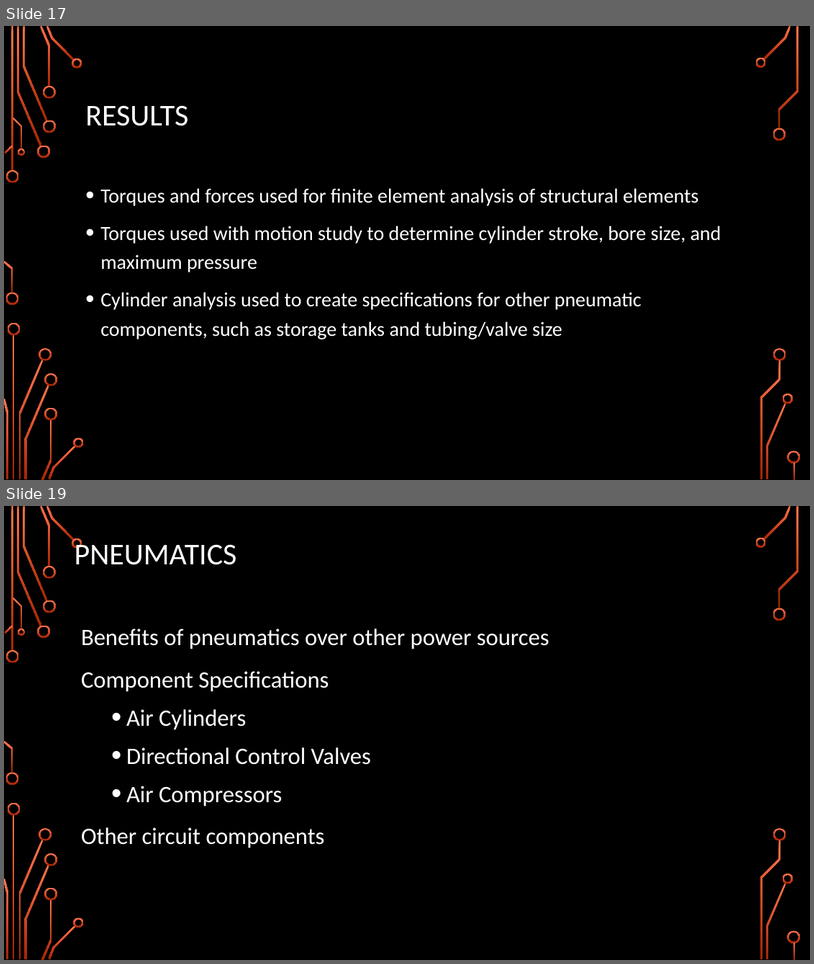
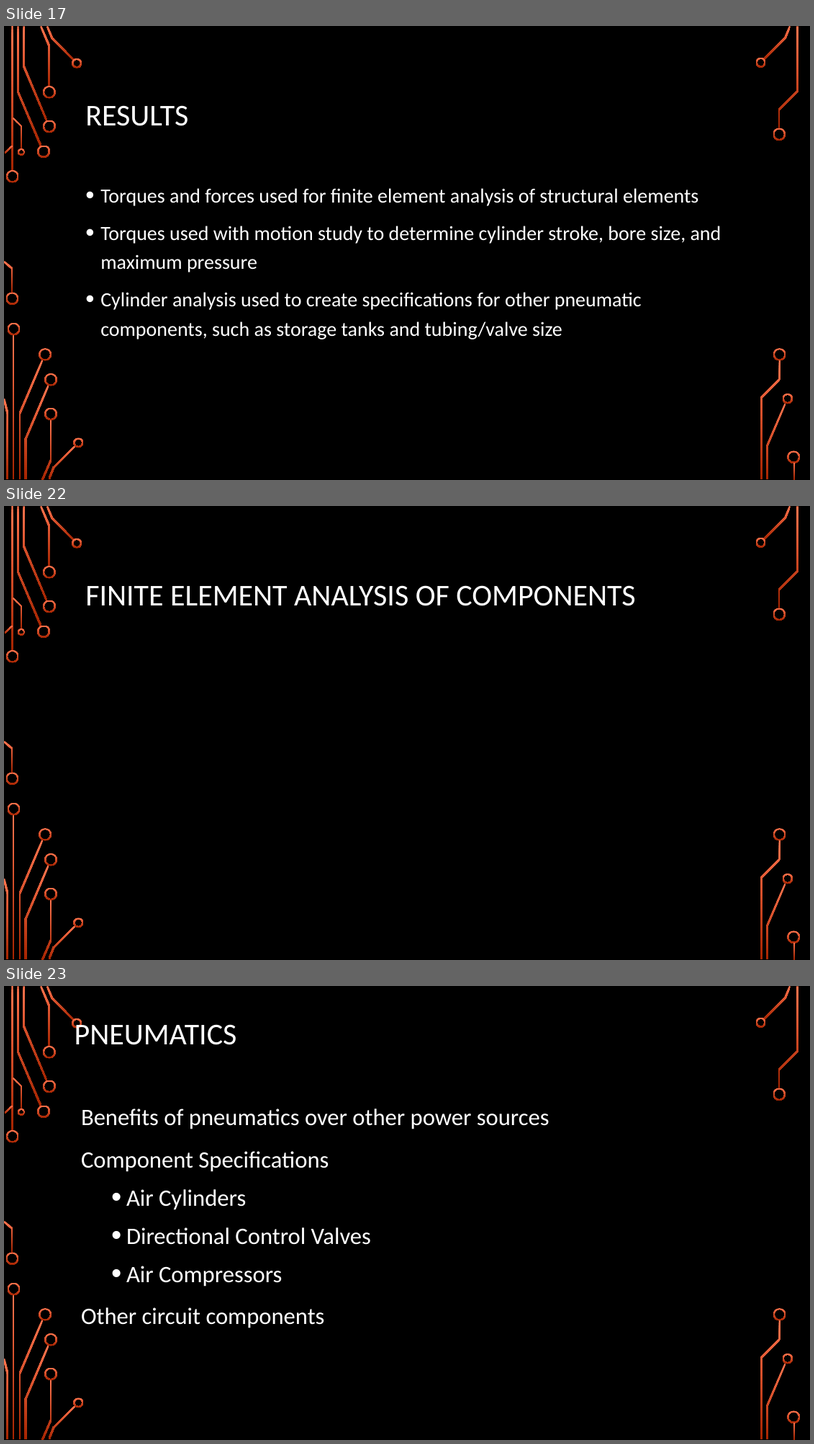
Before and after one commit to Logiant/AgileRoboticControls, a slide deck: Documentation/Presentation/Design Presentation/Design Presentation.pptx. Shown one above the other, each under a label of ours: slides 17 and 19 before the commit, slides 17, 22 and 23 after it; the slides between them are not shown. The pictures are 814x964 and 814x1444 pixels, drawn with LibreOffice and Linux fonts; fonts in the diff are those of the drawing; background and template pictures are left out. Boxes give left, top, right and bottom in pixels: in the first picture for what was removed or moved away, otherwise in the second. Text is boxed around its words. In the diff, an @@ line names an element or a change of style, - is before the commit and + after.

```diff
--- a/Documentation/Presentation/Design Presentation/Design Presentation.pptx
+++ b/Documentation/Presentation/Design Presentation/Design Presentation.pptx
@@ slide 22 added at [4, 506, 810, 960], background picture (left out); not listed: 36 template elements that a slide beside it also shows @@
@@ title added at [85, 585, 635, 606], 36 pt, text #FFFFFF @@
+FINITE ELEMENT ANALYSIS OF COMPONENTS
@@ what was slide 19 is now slide 23 @@
```
Also in this commit, not shown: 4 other slides added, 1 slide removed.
